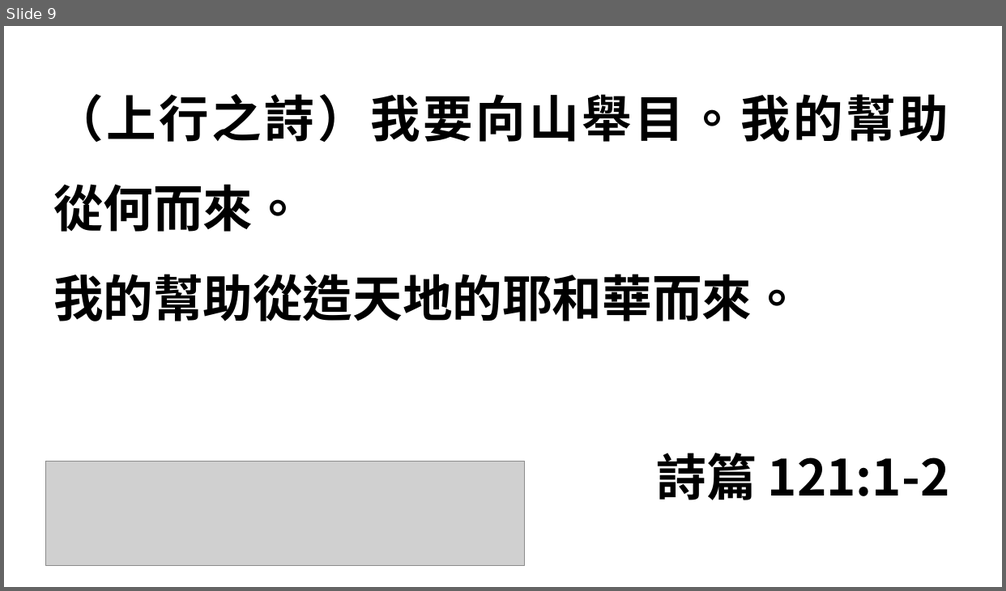
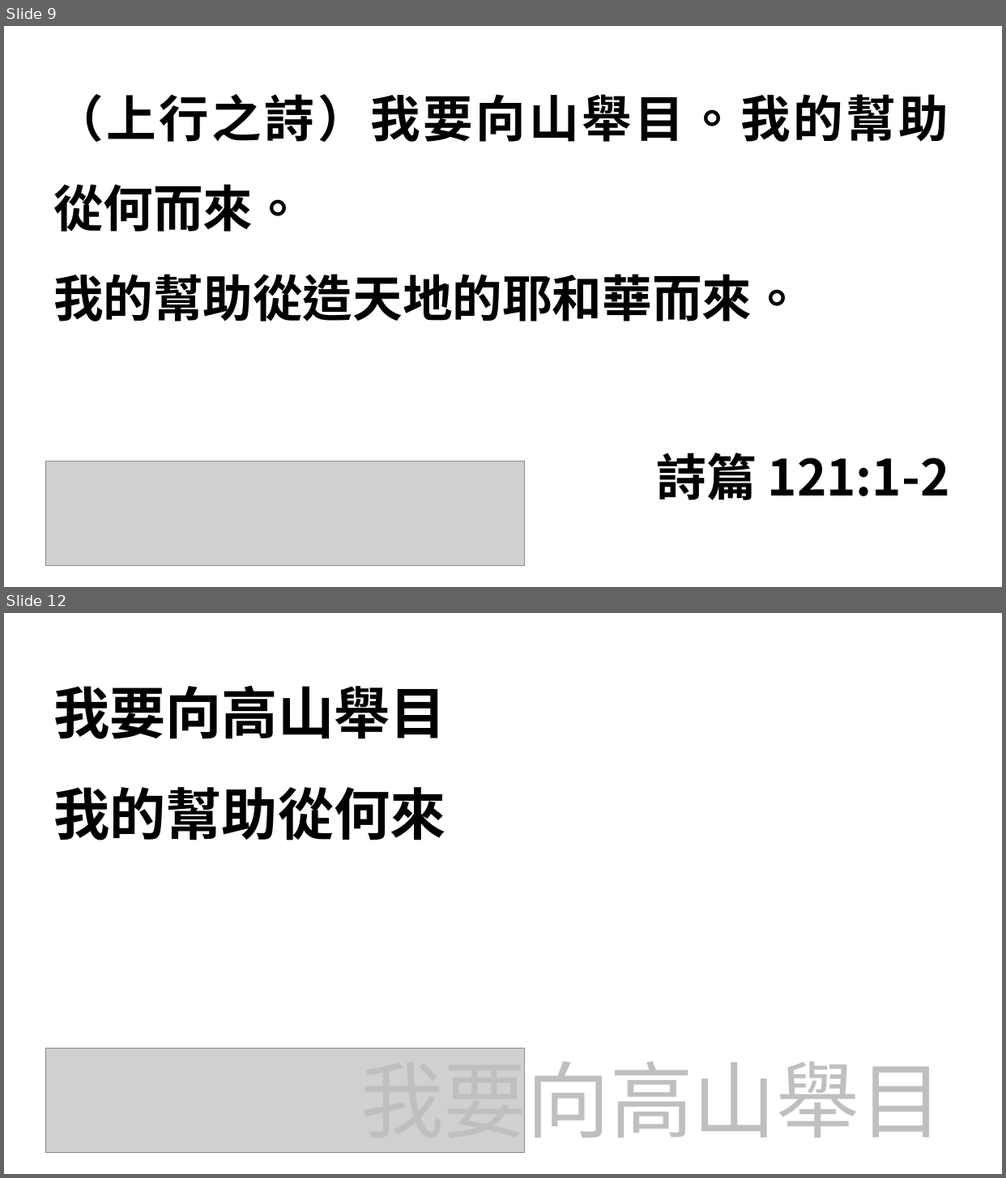
Before and after one commit to pangyan/ridiculands-references, a slide deck: hymns/20171008.pptx. Shown one above the other, each under a label of ours: slide 9 before the commit, slides 9 and 12 after it; the slides between them are not shown. The pictures are 1006x591 and 1006x1178 pixels, drawn with LibreOffice and Linux fonts; fonts in the diff are those of the drawing; grey boxes stand for pictures. Boxes give left, top, right and bottom in pixels: in the first picture for what was removed or moved away, otherwise in the second. Text is boxed around its words. In the diff, an @@ line names an element or a change of style, - is before the commit and + after.

```diff
--- a/hymns/20171008.pptx
+++ b/hymns/20171008.pptx
@@ slide 12 added at box(4, 613, 1002, 1174), background #FFFFFF @@
@@ text added at box(53, 685, 446, 841), 54 pt, text #000000, bold @@
+我要向高山舉目
+我的幫助從何來
@@ picture added at box(46, 1049, 524, 1152) @@
@@ text added at box(360, 1048, 943, 1152), 80 pt, text #BFBFBF @@
+我要向高山舉目
```
Also in this commit, not shown: 2 slides changed, 27 other slides added.
